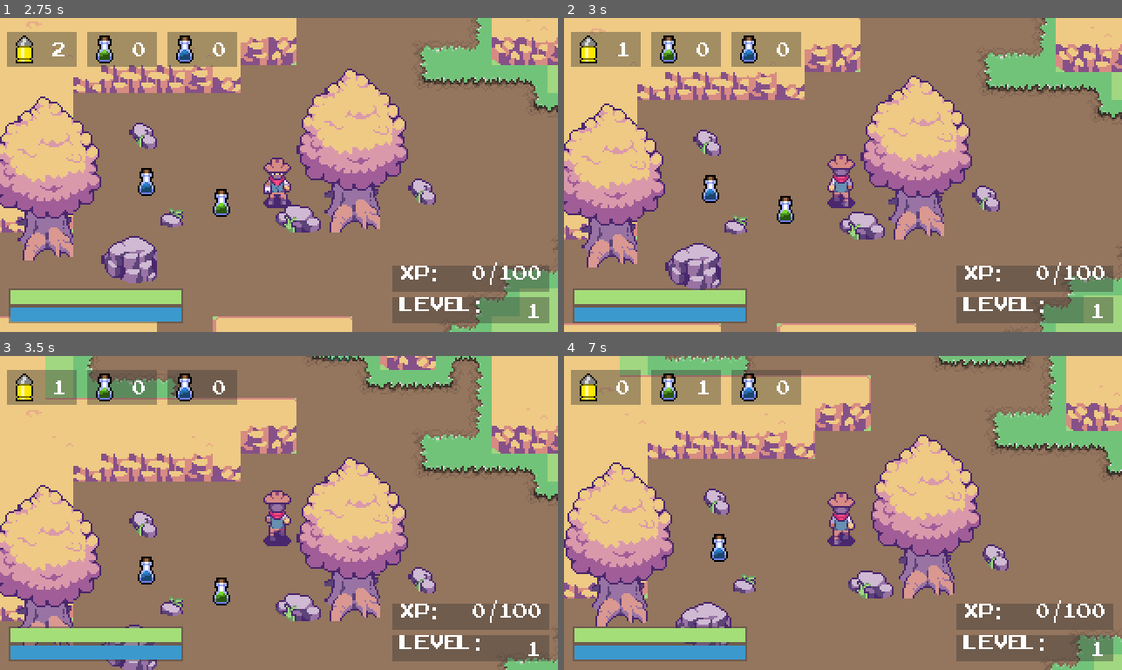
Above: before the commit, frames 1-4 (two rows, left to right).
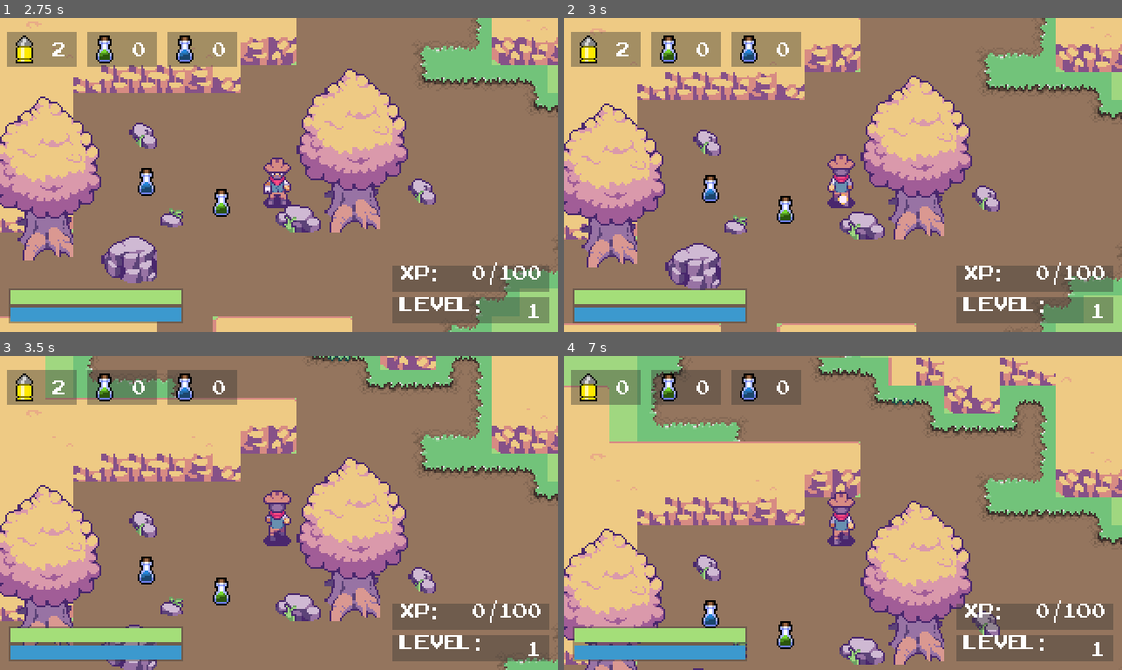
Above: after the commit, the same moments.

Repository: jo12bar/godot-dusty-trails-20xx
Game: Godot game, scene res://scenes/main.tscn
Two runs of this game, one before a commit and one after it. Both use one fixed random seed, a clock stepped at 60 frames per second and the inputs below.
Inputs:
- Up to frame 1 (2.75 s): hold Right (ui_right) 0.53-1.28 s; hold Ctrl (ui_attack) 0.53-1.28 s; hold Down (ui_down) 1.28-2.03 s; tap Ctrl (ui_attack) at 1.35 s; hold Right (ui_right) from 2.03 s (still down); hold Ctrl (ui_attack) from 2.03 s (still down)
- Up to frame 2 (3 s): release Right (ui_right) at 2.78 s; release Ctrl (ui_attack) at 2.78 s; hold Up (ui_up) from 2.78 s (still down); tap Ctrl (ui_attack) at 2.85 s
- Up to frame 3 (3.5 s): keep holding Up (ui_up)
- Up to frame 4 (7 s): release Up (ui_up) at 3.53 s; hold Ctrl (ui_attack) 3.53-4.28 s; hold Left (ui_left) 3.53-5.03 s; tap Ctrl (ui_attack) at 4.35, 5.85 s; hold Down (ui_down) 5.03-5.78 s; hold Ctrl (ui_attack) 5.03-5.78 s; hold Right (ui_right) 5.78-6.53 s; hold Up (ui_up) from 6.53 s (still down); hold Ctrl (ui_attack) from 6.53 s (still down)

Frame 1 is identical in both runs. In frame 2, less than 0.1% of the frame differs, in the area x 9-51%, y 7-60%; in frame 3, less than 0.1%; in frame 4, 54%, in the area x 0-100%, y 0-100%.

Commit message:
Add fireable bullets

Diff:
--- /dev/null
+++ b/scenes/bullet.tscn
@@ -0,0 +1,89 @@
+[gd_scene load_steps=13 format=3 uid="uid://bewl3pwwg3e4p"]
+
+[ext_resource type="Script" path="res://scripts/bullet.gd" id="1_7gbiw"]
+[ext_resource type="Texture2D" uid="uid://c0x06v0gpmfeh" path="res://assets/FX/Death Explosion.png" id="2_cer1g"]
+
+[sub_resource type="RectangleShape2D" id="RectangleShape2D_2miot"]
+
+[sub_resource type="AtlasTexture" id="AtlasTexture_lcqsy"]
+atlas = ExtResource("2_cer1g")
+region = Rect2(0, 0, 50, 55)
+
+[sub_resource type="AtlasTexture" id="AtlasTexture_hg5qq"]
+atlas = ExtResource("2_cer1g")
+region = Rect2(50, 0, 50, 55)
+
+[sub_resource type="AtlasTexture" id="AtlasTexture_ds7hf"]
+atlas = ExtResource("2_cer1g")
+region = Rect2(100, 0, 50, 55)
+
+[sub_resource type="AtlasTexture" id="AtlasTexture_euxrl"]
+atlas = ExtResource("2_cer1g")
+region = Rect2(150, 0, 50, 55)
+
+[sub_resource type="AtlasTexture" id="AtlasTexture_drxso"]
+atlas = ExtResource("2_cer1g")
+region = Rect2(200, 0, 50, 55)
+
+[sub_resource type="AtlasTexture" id="AtlasTexture_diqbc"]
+atlas = ExtResource("2_cer1g")
+region = Rect2(250, 0, 50, 55)
+
+[sub_resource type="AtlasTexture" id="AtlasTexture_6vffk"]
+atlas = ExtResource("2_cer1g")
+region = Rect2(300, 0, 50, 55)
+
+[sub_resource type="AtlasTexture" id="AtlasTexture_jw1bc"]
+atlas = ExtResource("2_cer1g")
+region = Rect2(350, 0, 50, 55)
+
+[sub_resource type="SpriteFrames" id="SpriteFrames_i56pu"]
+animations = [{
+"frames": [{
+"duration": 1.0,
+"texture": SubResource("AtlasTexture_lcqsy")
+}, {
+"duration": 1.0,
+"texture": SubResource("AtlasTexture_hg5qq")
+}, {
+"duration": 1.0,
+"texture": SubResource("AtlasTexture_ds7hf")
+}, {
+"duration": 1.0,
+"texture": SubResource("AtlasTexture_euxrl")
+}, {
+"duration": 1.0,
+"texture": SubResource("AtlasTexture_drxso")
+}, {
+"duration": 1.0,
+"texture": SubResource("AtlasTexture_diqbc")
+}, {
+"duration": 1.0,
+"texture": SubResource("AtlasTexture_6vffk")
+}, {
+"duration": 1.0,
+"texture": SubResource("AtlasTexture_jw1bc")
+}],
+"loop": false,
+"name": &"impact",
+"speed": 20.0
+}]
+
+[node name="Bullet" type="Area2D"]
+script = ExtResource("1_7gbiw")
+
+[node name="CollisionShape2D" type="CollisionShape2D" parent="."]
+shape = SubResource("RectangleShape2D_2miot")
+
+[node name="AnimatedSprite2D" type="AnimatedSprite2D" parent="."]
+scale = Vector2(0.4, 0.4)
+sprite_frames = SubResource("SpriteFrames_i56pu")
+animation = &"impact"
+
+[node name="SelfDestructTimer" type="Timer" parent="."]
+wait_time = 2.0
+autostart = true
+
+[connection signal="body_entered" from="." to="." method="_on_body_entered"]
+[connection signal="animation_finished" from="AnimatedSprite2D" to="." method="_on_animated_sprite_2d_animation_finished"]
+[connection signal="timeout" from="SelfDestructTimer" to="." method="_on_timer_timeout"]
--- /dev/null
+++ b/scripts/bullet.gd
@@ -0,0 +1,52 @@
+## A bullet fired by (usually) the player or (sometimes) other things.
+extends Area2D
+
+@export var tilemap: TileMap ## Reference to the current world TileMap
+var speed = 80.0             ## The bullet's speed
+var direction: Vector2       ## The bullet's current direction
+var damage: int              ## How much damage this bullet deals
+
+
+func _ready() -> void:
+	# If a tilemap reference isn't set, try to load the root tilemap
+	if not tilemap:
+		tilemap = get_tree().root.get_node("main/Map")
+
+
+func _process(delta: float) -> void:
+	# Update the bullet's position at a temporally-constant speed
+	position += speed * delta * direction
+
+
+func _on_body_entered(body: Node2D) -> void:
+	# Ignore collisions with the player
+	if body is Player:
+		return
+
+	# Ignore collisions with water
+	if body is TileMap:
+		# water is on layer 0
+		if tilemap.get_cell_tile_data(
+			0,
+			tilemap.local_to_map(tilemap.to_local(self.global_position))
+		):
+			return
+
+	# If bullets hit an enemy, damage them
+	if body.name.find("enemy") >= 0:
+		# TODO: damage enemy
+		pass
+
+	direction = Vector2.ZERO
+	$AnimatedSprite2D.play("impact")
+
+
+func _on_animated_sprite_2d_animation_finished() -> void:
+	# If the impact animation just finished, this bullet should cease to exist
+	if $AnimatedSprite2D.animation == "impact":
+		get_tree().queue_delete(self)
+
+
+func _on_timer_timeout() -> void:
+	# Self-destruct if the bullet doesn't hit anything in time
+	$AnimatedSprite2D.play("impact")
--- a/scripts/player.gd
+++ b/scripts/player.gd
@@ -72,6 +72,12 @@
 @export var stamina = 100
 @export var max_stamina = 100
 @export var regen_stamina = 5
+
+@export var bullet_damage = 30         ## Damage that player bullets inflict
+@export var bullet_reload_time = 1000  ## Milliseconds to reload after firing
+@export var rounds_per_second = 0.5    ## How many rounds get fired per-second
+@export var bullet_scene: PackedScene = preload("res://scenes/bullet.tscn")
+var bullet_fired_time = 0
 
 
 # Pickup counters
@@ -142,13 +148,21 @@
 func _input(event: InputEvent) -> void:
 	# attacking
 	if event.is_action_pressed("ui_attack"):
-		if ammo_pickups > 0:
+		var now = Time.get_ticks_msec()
+
+		# Check if player can shoot and if reload time has passed and if we have ammo
+		if now >= bullet_fired_time and ammo_pickups > 0:
+			# Subtract ammo
 			ammo_pickups = ammo_pickups - 1
 			ammo_pickups_updated.emit(ammo_pickups)
+
 			# Play attacking/shooting animation
 			is_attacking = true
 			var attack_animation = "attack_" + animation_direction(cur_direction)
 			$AnimatedSprite2D.play(attack_animation)
+
+			# Update bullet fired time to the next time the bullet may be fired at
+			bullet_fired_time = now + bullet_reload_time
 
 	# using health pickups
 	if event.is_action_pressed("ui_consume_health_pickup"):
@@ -228,6 +242,15 @@
 func _on_animated_sprite_2d_animation_finished() -> void:
 	is_attacking = false
 
+	# Instantiate a new bullet in the direction the Player is facing
+	if $AnimatedSprite2D.animation.begins_with("attack_"):
+		var bullet = bullet_scene.instantiate()
+		bullet.damage = bullet_damage
+		bullet.direction = cur_direction.normalized()
+		# Place 4 pixels in front of player to simulate bullet coming from player's gun
+		bullet.position = position + cur_direction.normalized() * 4
+		get_tree().root.get_node("main").add_child(bullet)
+
 
 ## Add a pickup to the player's inventory.
 func add_pickup(pickup: Global.Pickups) -> void:
